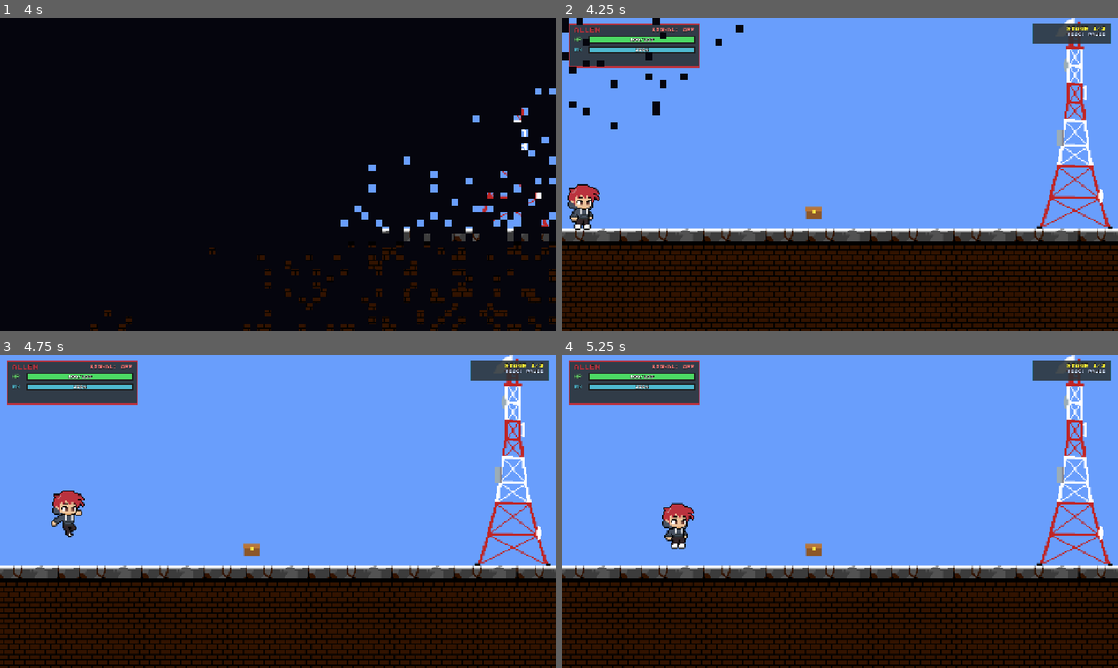
Above: before the commit, frames 1-4 (two rows, left to right).
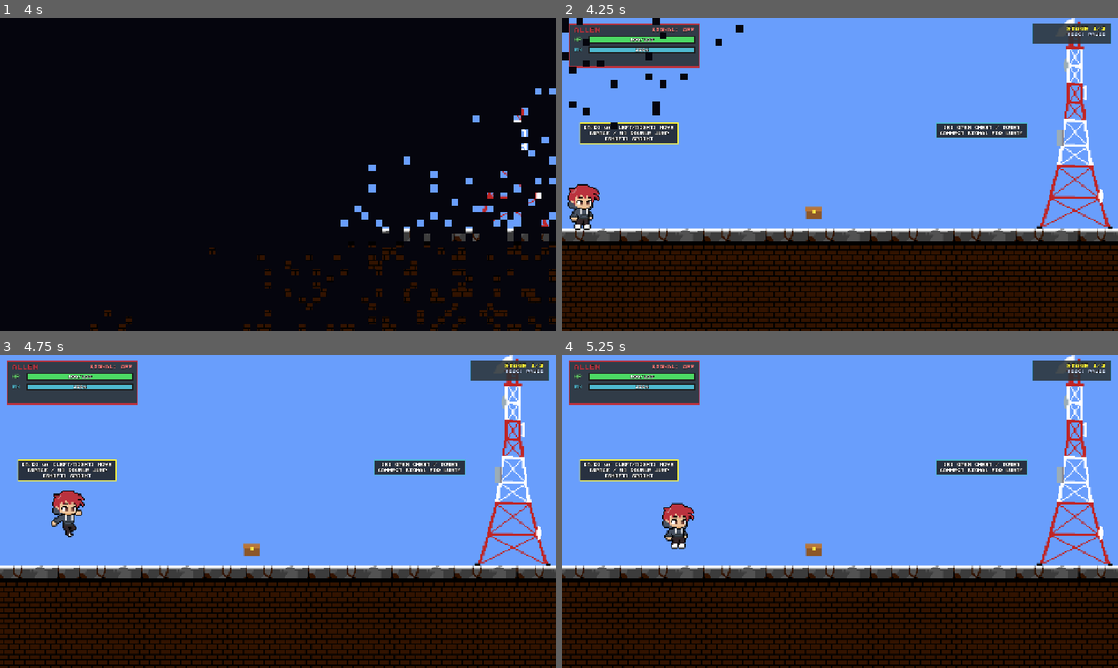
Above: after the commit, the same moments.

Repository: alijundev/no-signal-connect
Game: Godot game, scene res://scenes/main_menu.tscn
The game is run twice, just before and just after one commit, with the same random seed, the same clock (stepped at 60 frames per second) and the same inputs. Sound files missing from this copy of the repository are replaced by a short silence.
Inputs (mouse positions are in pixels of both pictures, inside the frame that each line leads up to):
- Up to frame 1 (4 s): tap Enter (ui_accept) at 0.5 s; move the mouse to (400, 158) at 0.52 s; hold E (interact) 0.53-1.28 s; hold D (move_right) 0.53-2.03 s; click (400, 158) at 0.67 s; tap W (jump) at 0.77, 1.52 s; move the mouse to (166, 190) at 1.27 s; tap Shift (sprint) at 1.35 s; click (166, 190) at 1.42 s; move the mouse to (333, 105) at 2.02 s; hold A (move_left) 2.03-2.75 s; hold E (interact) 2.03-2.75 s; click (333, 105) at 2.17 s; click "PLAY" at 2.75 s; click "SKIP [ESC]" at 3.5 s
- Up to frame 2 (4.25 s): no input
- Up to frame 3 (4.75 s): move the mouse to (250, 574) at 4.27 s; hold D (move_right) from 4.28 s (still down); tap Shift (sprint) at 4.35 s; click (250, 574) at 4.42 s; tap W (jump) at 4.52 s
- Up to frame 4 (5.25 s): keep holding D (move_right); move the mouse to (1006, 558) at 5.02 s; hold E (interact) from 5.03 s (still down); click (1006, 558) at 5.17 s

Frame 1 is identical in both runs. In frame 2, 2.1% of the frame differs, in the area x 3-84%, y 33-41%; in frame 3, 2.1%; in frame 4, 2.1%.

Commit message:
feat: tambah tutorial in-game, update credits & checklist submission Gimersia 2026
- Tambah WorldHint (scripts/ui/world_hint.gd) untuk tutorial kontrol di awal Stage 1 (surface_01 & underground_01)
- Perbarui scenes/credits.tscn dengan placeholder identitas tim dan deklarasi aset pihak ketiga
- Tambah docs/SUBMISSION_CHECKLIST.md sesuai Rulebook & Buku Panduan Gimersia Inspire 2026
- Perbarui tautan dokumentasi di README.md

Diff:
--- a/levels/stage_01/surface_01.tscn
+++ b/levels/stage_01/surface_01.tscn
@@ -5,6 +5,7 @@
 [ext_resource type="PackedScene" uid="uid://bk63nen2jorw" path="res://mechanics/signal_tower/signal_tower.tscn" id="2_wgb22"]
 [ext_resource type="Script" uid="uid://e6cpnmi4uwp8" path="res://components/hitbox_component.gd" id="3_hitbox"]
 [ext_resource type="PackedScene" path="res://mechanics/random_chest/random_chest.tscn" id="4_chest"]
+[ext_resource type="Script" path="res://scripts/ui/world_hint.gd" id="5_hint"]
 
 [sub_resource type="RectangleShape2D" id="RectangleShape2D_bsltl"]
 size = Vector2(1276.5, 51)
@@ -258,3 +259,23 @@
 
 [node name="CollisionShape2D" type="CollisionShape2D" parent="FallHazard" unique_id=1703090737]
 shape = SubResource("RectangleShape2D_fall")
+
+[node name="TutorialControls" type="PanelContainer" parent="."]
+offset_left = 40.0
+offset_top = 240.0
+offset_right = 310.0
+offset_bottom = 310.0
+script = ExtResource("5_hint")
+hint_text = "[A/D] or [LEFT/RIGHT] MOVE
+[SPACE / W] DOUBLE JUMP
+[SHIFT] SPRINT"
+
+[node name="TutorialObjective" type="PanelContainer" parent="."]
+offset_left = 860.0
+offset_top = 240.0
+offset_right = 1150.0
+offset_bottom = 300.0
+script = ExtResource("5_hint")
+hint_text = "[E] OPEN CHEST / TOWER
+CONNECT SIGNAL FOR LUNA!"
+accent_color = Color(0.305882, 0.72549, 0.815686, 1)
--- a/levels/stage_01/underground_01.tscn
+++ b/levels/stage_01/underground_01.tscn
@@ -6,6 +6,7 @@
 [ext_resource type="PackedScene" uid="uid://b0ceim5d5dhox" path="res://mechanics/stage_exit/stage_exit.tscn" id="4_ov4c0"]
 [ext_resource type="Texture2D" uid="uid://bxjpmmwnqq1a7" path="res://assets/Maps/TilesetMaps2.png" id="5_yhj6h"]
 [ext_resource type="Texture2D" uid="uid://be83drqlwxrg6" path="res://assets/Efek/scifi_warp_002/scifi_warp_002_small_red/spritesheet.png" id="6_trap"]
+[ext_resource type="Script" path="res://scripts/ui/world_hint.gd" id="7_hint"]
 
 [sub_resource type="RectangleShape2D" id="RectangleShape2D_bsltl"]
 size = Vector2(1262, 21)
@@ -391,3 +392,23 @@
 
 [node name="CollisionShape2D" type="CollisionShape2D" parent="FallHazard" unique_id=1043317873]
 shape = SubResource("RectangleShape2D_fall")
+
+[node name="TutorialCombat" type="PanelContainer" parent="."]
+offset_left = 40.0
+offset_top = 185.0
+offset_right = 340.0
+offset_bottom = 255.0
+script = ExtResource("7_hint")
+hint_text = "SIGNAL ACTIVE!
+[E] OPEN LAPTOP -> TYPE COMMAND
+[ENTER] SHOOT LIGHTNING!"
+accent_color = Color(0.305882, 0.72549, 0.815686, 1)
+
+[node name="TutorialExit" type="PanelContainer" parent="."]
+offset_left = 930.0
+offset_top = 185.0
+offset_right = 1230.0
+offset_bottom = 245.0
+script = ExtResource("7_hint")
+hint_text = "DODGE TRAPS & ENEMIES!
+REACH THE EXIT GATE ->"
--- a/scenes/credits.tscn
+++ b/scenes/credits.tscn
@@ -33,20 +33,22 @@
 horizontal_alignment = 1
 
 [node name="Gap" type="Control" parent="Content"]
-custom_minimum_size = Vector2(0, 10)
+custom_minimum_size = Vector2(0, 8)
 layout_mode = 2
 mouse_filter = 2
 
-[node name="Section1" type="Label" parent="Content"]
+[node name="SectionTeam" type="Label" parent="Content"]
 layout_mode = 2
 theme_type_variation = &"SectionLabel"
-text = "DESIGN AND CODE"
+text = "TEAM [NAMA TIM] - ID [TEAM ID] - [NAMA INSTITUSI]"
 horizontal_alignment = 1
 
-[node name="Body1" type="Label" parent="Content"]
+[node name="BodyTeam" type="Label" parent="Content"]
 layout_mode = 2
 theme_type_variation = &"BodyLabel"
-text = "YOUR NAME HERE"
+text = "[NAMA ANGGOTA 1] - GAME DESIGN & PROGRAMMING
+[NAMA ANGGOTA 2] - ART & ANIMATION
+[NAMA ANGGOTA 3] - LEVEL DESIGN & AUDIO"
 horizontal_alignment = 1
 
 [node name="Gap2" type="Control" parent="Content"]
@@ -54,18 +56,19 @@
 layout_mode = 2
 mouse_filter = 2
 
-[node name="Section2" type="Label" parent="Content"]
+[node name="SectionAssets" type="Label" parent="Content"]
 layout_mode = 2
 theme_type_variation = &"SectionLabel"
-text = "FONT"
+text = "THIRD-PARTY ASSETS & AUDIO"
 horizontal_alignment = 1
 
-[node name="Body2" type="Label" parent="Content"]
+[node name="BodyAssets" type="Label" parent="Content"]
 layout_mode = 2
 theme_type_variation = &"BodyLabel"
-text = "PRESS START 2P
-THE PRESS START 2P PROJECT AUTHORS
-SIL OPEN FONT LICENSE 1.1"
+text = "VFX SPRITES (LIGHTNING & WARP): [CANTUMKAN SUMBER / LISENSI]
+TILESET & CHARACTER SPRITES: [BUATAN TIM / CANTUMKAN SUMBER]
+BGM & GAMEPLAY SFX: [CANTUMKAN SUMBER / LISENSI]
+MEME CHEST SFX (CIHUY / CAT LAUGH): MYINSTANTS [PASTIKAN LISENSI]"
 horizontal_alignment = 1
 
 [node name="Gap3" type="Control" parent="Content"]
@@ -73,20 +76,22 @@
 layout_mode = 2
 mouse_filter = 2
 
-[node name="Section3" type="Label" parent="Content"]
+[node name="SectionFont" type="Label" parent="Content"]
 layout_mode = 2
 theme_type_variation = &"SectionLabel"
-text = "ENGINE"
+text = "FONT & ENGINE"
 horizontal_alignment = 1
 
-[node name="Body3" type="Label" parent="Content"]
+[node name="BodyFont" type="Label" parent="Content"]
 layout_mode = 2
 theme_type_variation = &"BodyLabel"
-text = "GODOT ENGINE"
+text = "PRESS START 2P - THE PRESS START 2P PROJECT AUTHORS (SIL OFL 1.1)
+GODOT ENGINE 4.7 - MIT LICENSE
+GIMERSIA INSPIRE 2026"
 horizontal_alignment = 1
 
 [node name="Gap4" type="Control" parent="Content"]
-custom_minimum_size = Vector2(0, 14)
+custom_minimum_size = Vector2(0, 12)
 layout_mode = 2
 mouse_filter = 2
 
--- /dev/null
+++ b/scripts/ui/world_hint.gd
@@ -0,0 +1,37 @@
+class_name WorldHint
+extends PanelContainer
+## Panel petunjuk tutorial bergaya retro di dalam dunia permainan.
+
+const RetroTheme = preload("res://scripts/ui/retro_theme.gd")
+
+@export_multiline var hint_text: String = ""
+@export var accent_color: Color = RetroTheme.COL_ACCENT
+
+var _label: Label
+
+
+func _ready() -> void:
+	mouse_filter = Control.MOUSE_FILTER_IGNORE
+	z_index = -1
+
+	add_theme_stylebox_override(
+		"panel",
+		RetroTheme.box(Color(RetroTheme.COL_BG, 0.84), accent_color, 2, 10, 8)
+	)
+
+	_label = Label.new()
+	_label.mouse_filter = Control.MOUSE_FILTER_IGNORE
+	_label.horizontal_alignment = HORIZONTAL_ALIGNMENT_CENTER
+	_label.text = hint_text
+
+	var font: Font = RetroTheme.load_font()
+	if font != null:
+		_label.add_theme_font_override("font", font)
+	_label.add_theme_font_size_override("font_size", 8)
+	_label.add_theme_color_override("font_color", RetroTheme.COL_TEXT)
+	_label.add_theme_color_override("font_outline_color", RetroTheme.COL_OUTLINE)
+	_label.add_theme_constant_override("outline_size", 3)
+	_label.add_theme_constant_override("line_spacing", 5)
+
+	add_child(_label)
+	reset_size()
Not shown, added: scripts/ui/world_hint.gd.uid
Not shown, added: docs/Buku Panduan Program Gimersia Inspire 2026.docx.md
Not shown, added: docs/Rulebook_Peserta_Gimersia_Inspire_2026.docx.md
Not shown, added: docs/SUBMISSION_CHECKLIST.md
